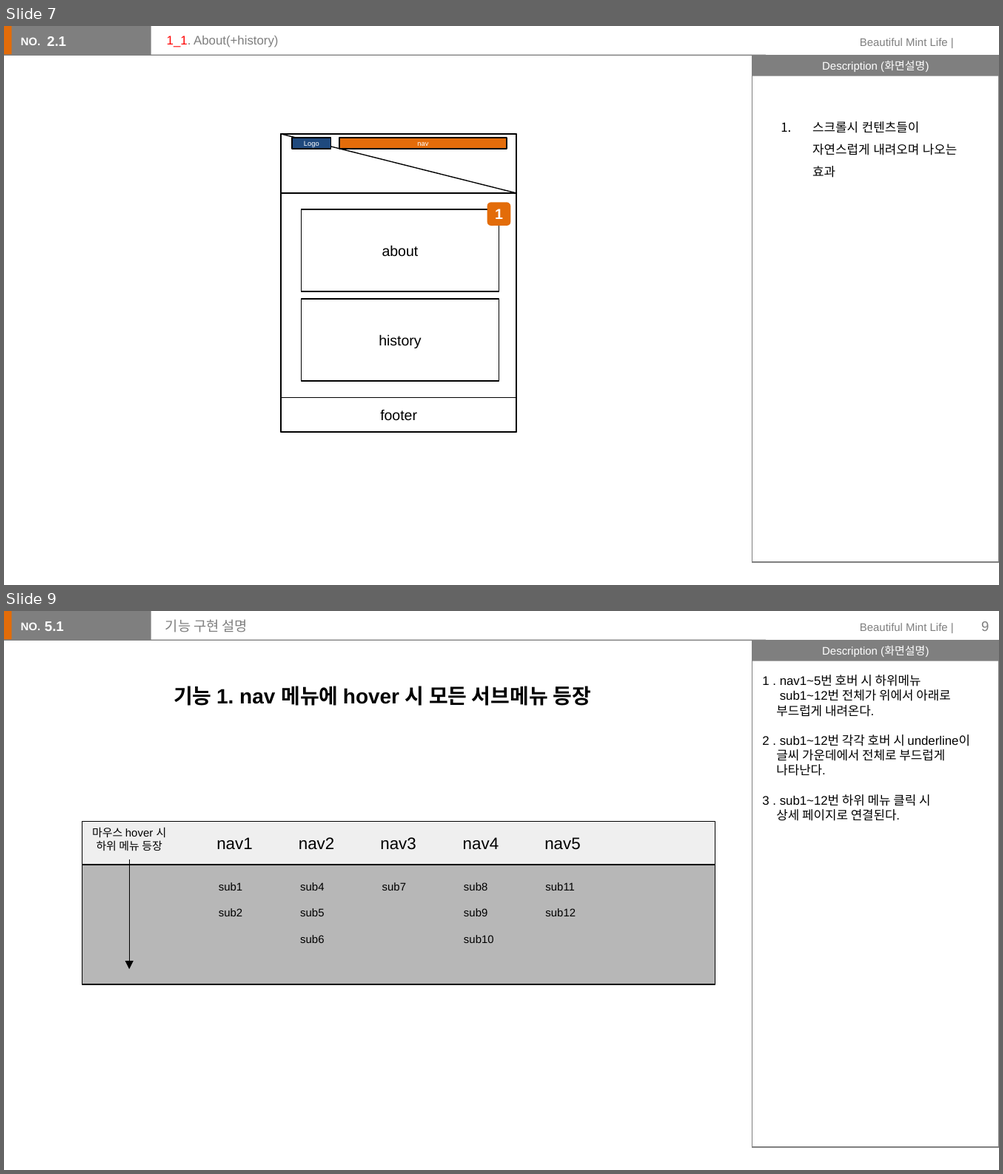
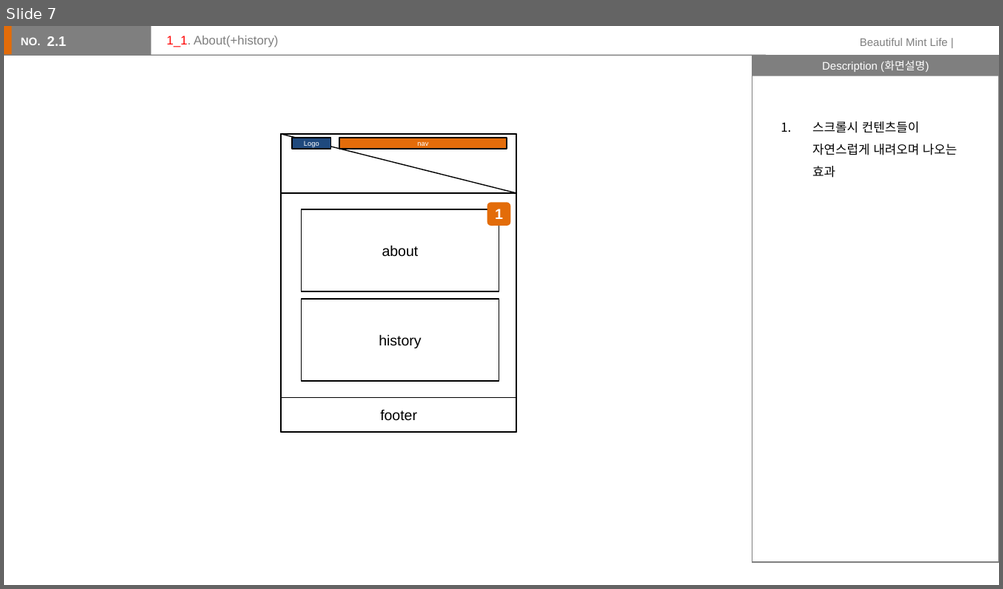
Before and after one commit to lsh58/homework, a slide deck: 스토리보드수행과제/스토리보드수행과제.pptx. Shown one above the other, each under a label of ours: slides 7 and 9 before the commit, slide 7 after it; the slides between them are not shown. The pictures are 1003x1174 and 1003x589 pixels, drawn with LibreOffice and Linux fonts; fonts in the diff are those of the drawing. Boxes give left, top, right and bottom in pixels: in the first picture for what was removed or moved away, otherwise in the second. Text is boxed around its words. In the diff, an @@ line names an element or a change of style, - is before the commit and + after.

```diff
--- a/스토리보드수행과제/스토리보드수행과제.pptx
+++ b/스토리보드수행과제/스토리보드수행과제.pptx
@@ slide 9 removed at (4,611,999,1170), background #FFFFFF; not listed: 7 template elements that a slide beside it also shows @@
@@ text removed at (45,621,64,631) @@
-5.1
@@ title removed at (165,619,247,632) @@
-기능 구현 설명
@@ page number removed at (981,621,988,631) @@
-9
@@ text removed at (762,675,970,821) @@
-1 . nav1~5번 호버 시 하위메뉴
-sub1~12번 전체가 위에서 아래로
-부드럽게 내려온다.
-2 . sub1~12번 각각 호버 시 underline이
-글씨 가운데에서 전체로 부드럽게
-나타난다.
-3 . sub1~12번 하위 메뉴 클릭 시
-상세 페이지로 연결된다.
@@ text removed at (173,686,591,706) @@
-기능 1. nav 메뉴에 hover 시 모든 서브메뉴 등장
@@ rectangle removed at (82,822,715,865) @@
-nav1 nav2 nav3 nav4 nav5
@@ text removed at (92,827,167,851) @@
-마우스 hover 시
-하위 메뉴 등장
@@ rectangle removed at (82,865,715,984) @@
@@ arrow removed from (129, 860) to (129, 969) @@
@@ text removed at (219,883,242,917) @@
-sub1
-sub2
@@ text removed at (300,883,324,943) @@
-sub4
-sub5
-sub6
@@ text removed at (382,883,406,891) @@
-sub7
@@ text removed at (464,883,494,943) @@
-sub8
-sub9
-sub10
@@ text removed at (545,883,575,917) @@
-sub11
-sub12
```
Also in this commit, not shown: 5 slides changed, 8 slides added, 2 other files.
